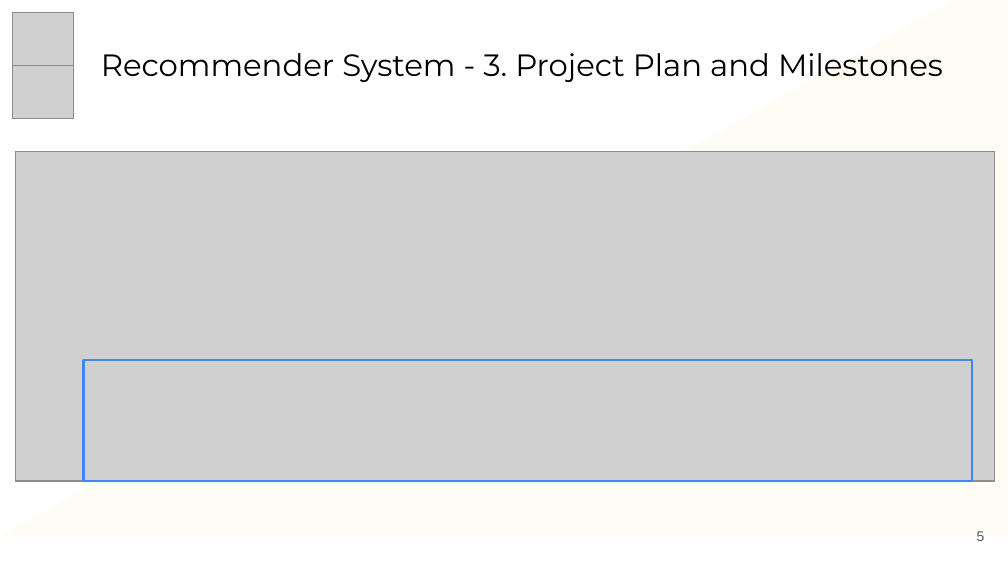
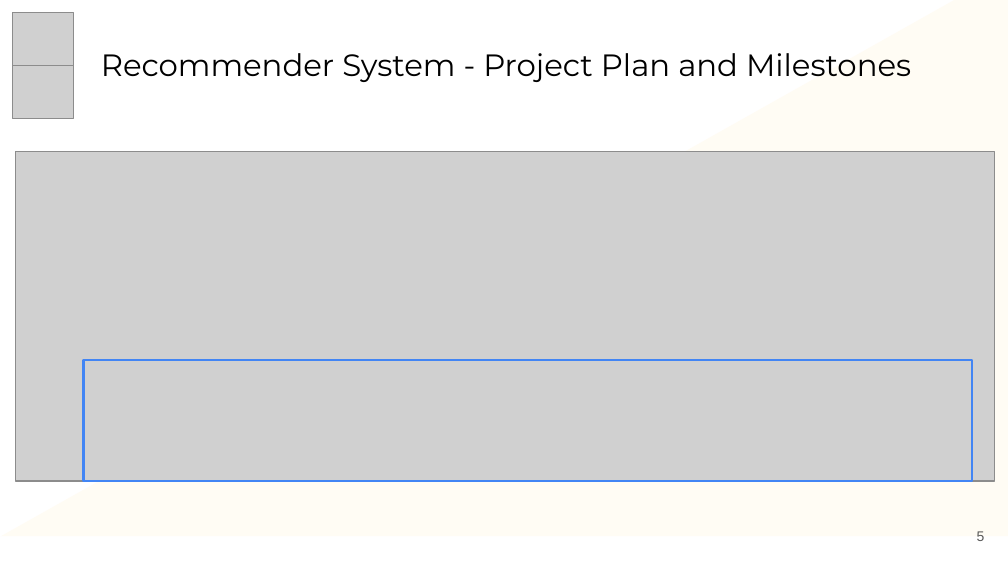
Before and after one commit to antoniosh97/Recommender-System-2023, a slide deck: slide 5 of Management/Presentation/20220322_RS-Amazon_Products-Presentation.pptx. Drawn at 1008x567 pixels with LibreOffice and Linux fonts; fonts in the diff are those of the drawing; grey boxes stand for pictures. Boxes give left, top, right and bottom in pixels: in the first picture for what was removed or moved away, otherwise in the second. Text is boxed around its words. In the diff, an @@ line names an element or a change of style, - is before the commit and + after.

```diff
--- a/Management/Presentation/20220322_RS-Amazon_Products-Presentation.pptx
+++ b/Management/Presentation/20220322_RS-Amazon_Products-Presentation.pptx
@@ text at [101, 53, 911, 82]: text changed @@
-Recommender System - 3. Project Plan and Milestones
+Recommender System - Project Plan and Milestones
```
Also in this commit, not shown: 6 other slides changed.
